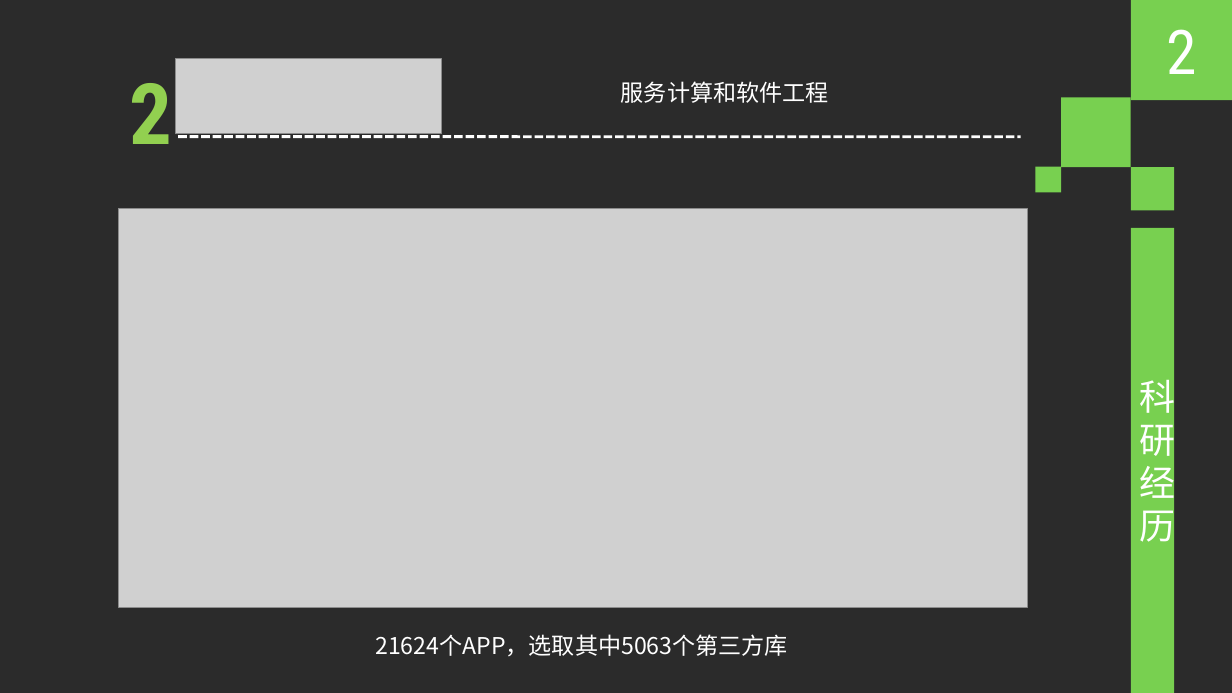
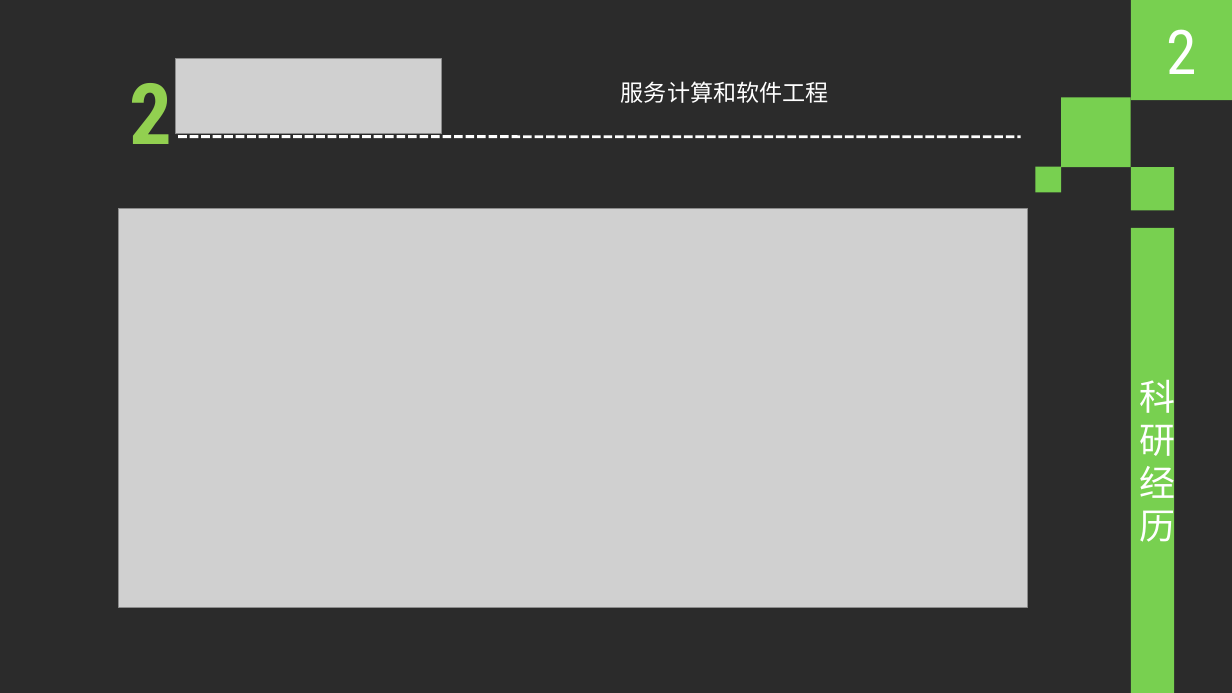
Before and after one commit to henryzhao/graduate, a slide deck: slide 12 of 赵玉琦2018年博士复试专家组考核答辩.pptx (slide 10 before the commit). Drawn at 1232x693 pixels with LibreOffice and Linux fonts; fonts in the diff are those of the drawing; grey boxes stand for pictures; background and template pictures are left out; a plain dark background stands for a picture behind light text. Boxes give left, top, right and bottom in pixels: in the first picture for what was removed or moved away, otherwise in the second. Text is boxed around its words. In the diff, an @@ line names an element or a change of style, - is before the commit and + after.

```diff
--- a/赵玉琦2018年博士复试专家组考核答辩.pptx
+++ b/赵玉琦2018年博士复试专家组考核答辩.pptx
@@ text removed at box(375, 634, 788, 656) @@
-21624个APP，选取其中5063个第三方库
```
Also in this commit, not shown: 7 other slides changed, 2 slides added, 1 other file.
